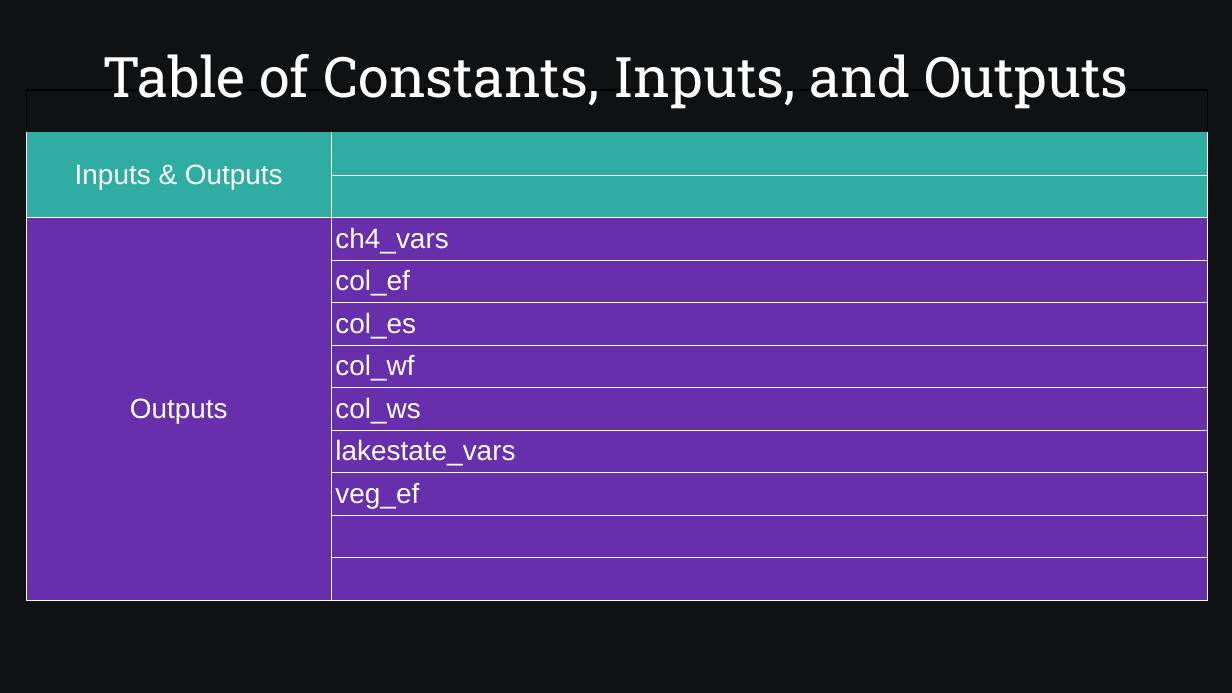
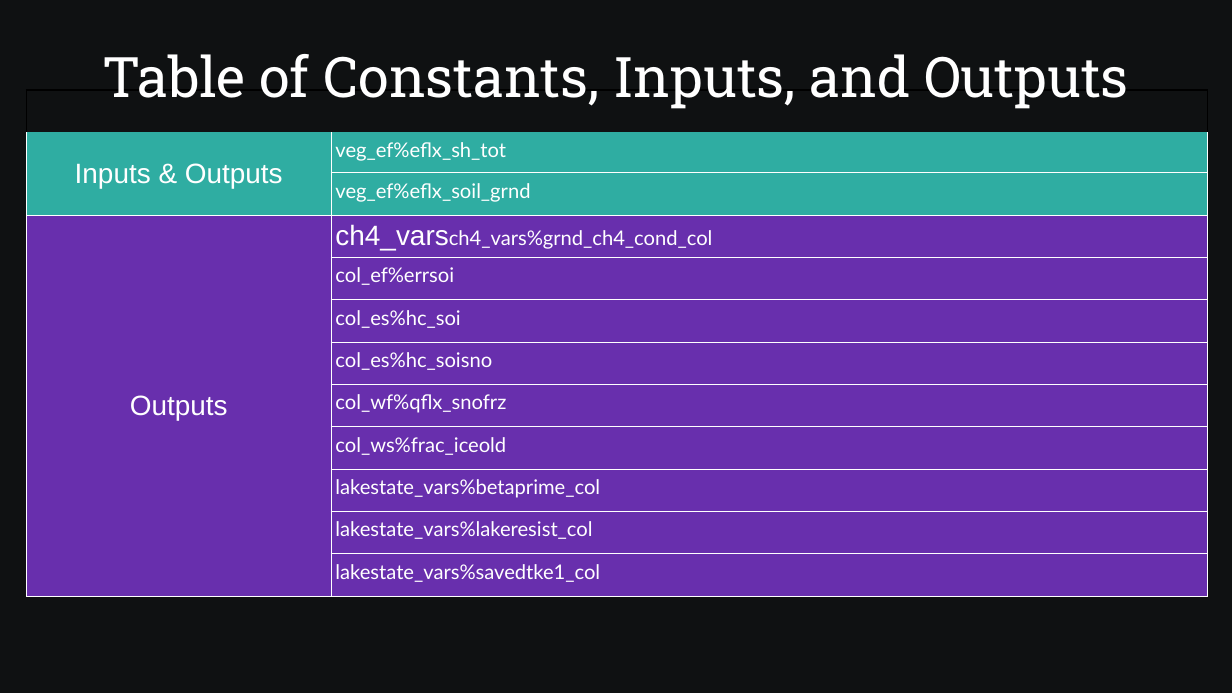
Before and after one commit to SamAllen06/lake_temp_work, a slide deck: slide 13 of documentation/for_collaborators/TestingSoftwareOverview.odp. Drawn at 1232x693 pixels with LibreOffice and Linux fonts; fonts in the diff are those of the drawing. Boxes give left, top, right and bottom in pixels: in the first picture for what was removed or moved away, otherwise in the second. Text is boxed around its words. In the diff, an @@ line names an element or a change of style, - is before the commit and + after.

Commit message:
Update inputs, outputs, and constants table

```diff
--- a/documentation/for_collaborators/TestingSoftwareOverview.odp
+++ b/documentation/for_collaborators/TestingSoftwareOverview.odp
@@ table at [27, 91, 1209, 595] @@
-row 2, column 2: 
+row 2, column 2: veg_ef%eflx_sh_tot
-row 3, column 2: 
+row 3, column 2: veg_ef%eflx_soil_grnd
-row 4, column 2: ch4_vars
+row 4, column 2: ch4_varsch4_vars%grnd_ch4_cond_col
-row 5, column 2: col_ef
+row 5, column 2: col_ef%errsoi
-row 6, column 2: col_es
+row 6, column 2: col_es%hc_soi
-row 7, column 2: col_wf
+row 7, column 2: col_es%hc_soisno
-row 8, column 2: col_ws
+row 8, column 2: col_wf%qflx_snofrz
-row 9, column 2: lakestate_vars
+row 9, column 2: col_ws%frac_iceold
-row 10, column 2: veg_ef
+row 10, column 2: lakestate_vars%betaprime_col
-row 11, column 2: 
+row 11, column 2: lakestate_vars%lakeresist_col
-row 12, column 2: 
+row 12, column 2: lakestate_vars%savedtke1_col
```
Also in this commit, not shown: 4 other slides changed, 1 slide added, 1 slide removed, 2 other files.
